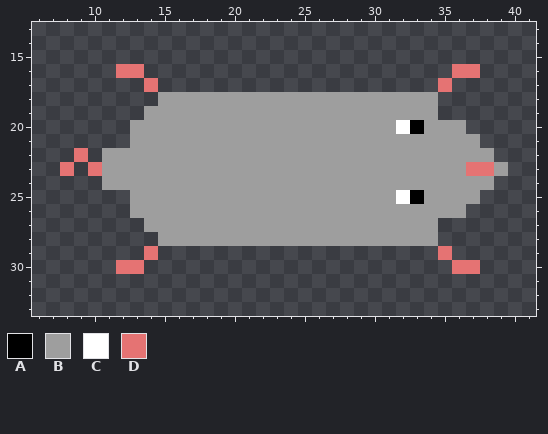
One commit to this pixel-art sprite: src/game/entity/subclass/rat/assets/BabyRat.png. Above: the version before the commit.
The file is 48x48 pixels. Colours within 5 levels of each other are drawn and written as one. Shown: x 6..41, y 13..33.
Palette (. is transparent): A #000000  B #9e9e9e  C #ffffff  D #e57373
Pixels before, first column x 8:
16 ....DD......................DD..
17 ......D....................D....
18 .......BBBBBBBBBBBBBBBBBBBB.....
19 ......BBBBBBBBBBBBBBBBBBBBB.....
20 .....BBBBBBBBBBBBBBBBBBBCABBB...
21 .....BBBBBBBBBBBBBBBBBBBBBBBBB..
22 .D.BBBBBBBBBBBBBBBBBBBBBBBBBBBB.
23 D.DBBBBBBBBBBBBBBBBBBBBBBBBBBDDB
24 ...BBBBBBBBBBBBBBBBBBBBBBBBBBBB.
25 .....BBBBBBBBBBBBBBBBBBBCABBBB..
26 .....BBBBBBBBBBBBBBBBBBBBBBBB...
27 ......BBBBBBBBBBBBBBBBBBBBB.....
28 .......BBBBBBBBBBBBBBBBBBBB.....
29 ......D....................D....
30 ....DD......................DD..
The same view after the edit:
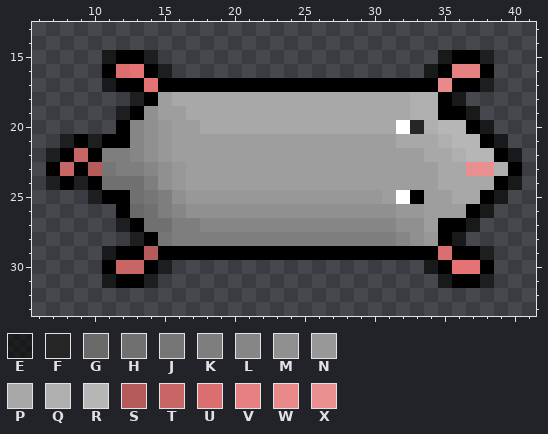
Colours new in this view: E #00000096  F #262626  G #696969  H #707070  J #767676  K #7e7e7e  L #868686  M #909090  N #989898  P #a8a8a8  Q #afafaf  R #b6b6b6  S #b55b5b  T #c86565  U #db6e6e  V #e78080  W #e98989  X #ea8f8f
What changed:
Changed rows in their new state; - is an unchanged pixel.
first column x 7:
15 ----EAAE--------------------EAAE--
16 ----AU-AE------------------EAVVA--
17 ----EAA-AAAAAAAAAAAAAAAAAAAAWAAE--
18 ------EA-PPPPPPPPPPPPPPPPPQQAE----
19 -----EAM--PPPPPPPPPPPPPPPPQQAAE---
20 -----ALMN--PPPPPPPPPPPPPP-FQRRAE--
21 -EAEAALMN----------------PPPQRRAE-
22 EATAKKLMN------------------PPQRRAE
23 ATASJKKLMN------------------PPXXQA
24 EAEAHHHKMN------------------PPPPAE
25 ---EAAHJKMNNNNNNNNNNNNNN-----PPAE-
26 -----AGHKLMMMMMMMMMMMMMMMNN---AE--
27 -----EAHHKKLLLLLLLLLLLLLLMM-AAE---
28 ------EAJKKKKKKKKKKKKKKKKLMNAE----
29 ----EAASAAAAAAAAAAAAAAAAAAAAUAAE--
30 ----ATTAE------------------EA--A--
31 ----EAAE--------------------EAAE--
